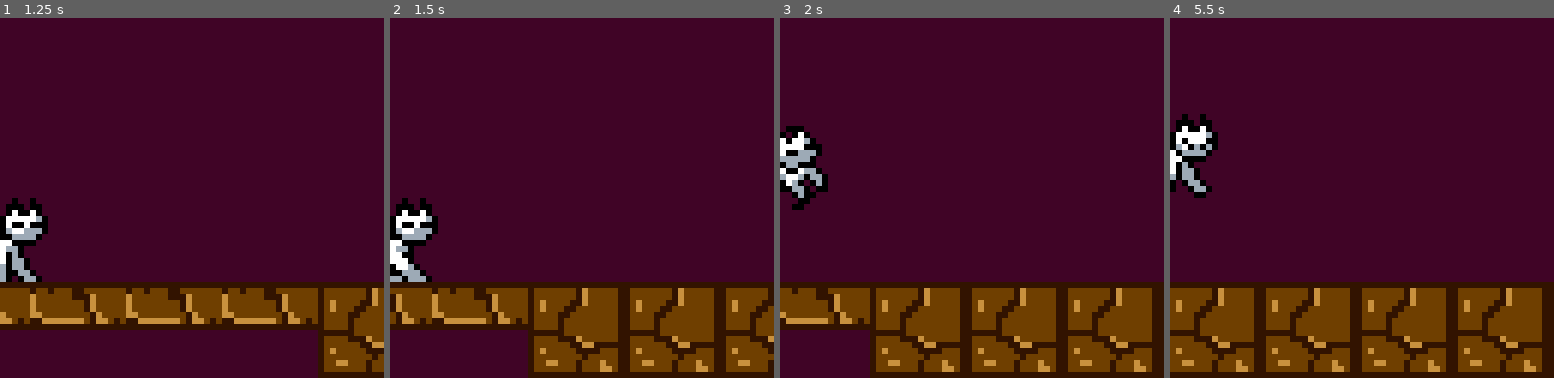
Above: before the commit, frames 1-4 (left to right).
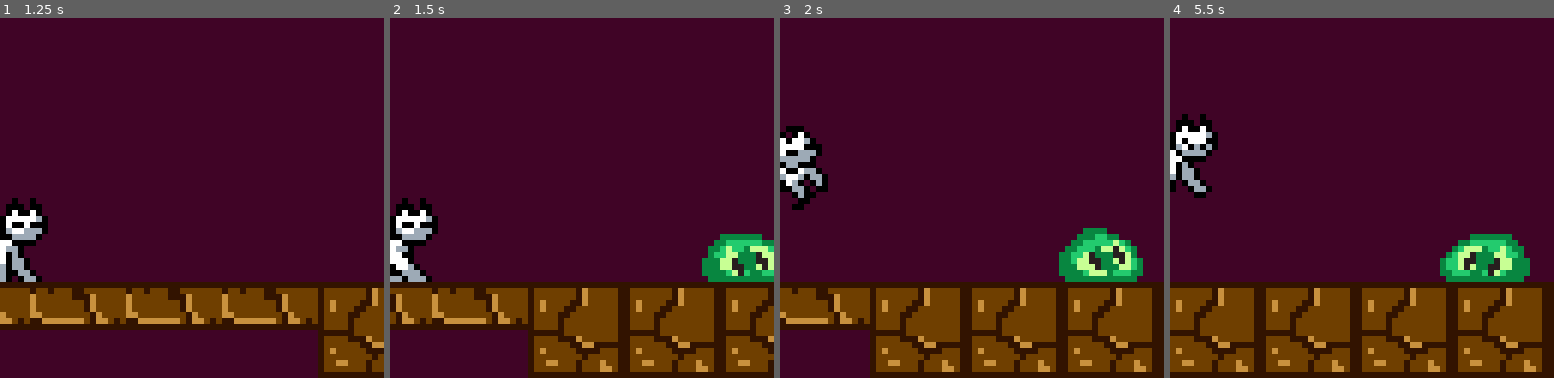
Above: after the commit, the same moments.

Repository: Autumn64/alcanzalos_huesitos
Game: Godot game, scene res://scenes/title_screen.tscn
Same seed, same stepped clock (60 frames per second), same inputs: the game is played once before the commit and once after it. Sound files missing from this copy of the repository are replaced by a short silence.
Inputs:
- Up to frame 1 (1.25 s): tap Enter (Start) at 0.5 s; hold Right (Derecha) from 0.53 s (still down); hold Enter (Start) from 0.53 s (still down); tap Space (Saltar) at 0.77 s
- Up to frame 2 (1.5 s): keep holding Right (Derecha); release Enter (Start) at 1.28 s; tap Backspace (Select) at 1.35 s
- Up to frame 3 (2 s): keep holding Right (Derecha); tap Space (Saltar) at 1.52 s; tap Enter (Start) at 1.55 s
- Up to frame 4 (5.5 s): tap Enter (Start) at 2, 2.85, 3.5, 3.8, 4.25, 4.35, 5 s; release Right (Derecha) at 2.03 s; hold Left (Izquierda) 2.03-2.78 s; hold Enter (Start) 2.03-2.78 s; hold Right (Derecha) 2.78-4.28 s; tap Space (Saltar) at 3.02, 3.77, 4.52 s; hold Backspace (Select) 3.53-4.28 s; hold Left (Izquierda) 4.28-5.03 s; hold Right (Derecha) from 5.03 s (still down); hold Enter (Start) from 5.03 s (still down)
The pictures show only the part of the screen within x 50-100%, y 50-100%; the shares and areas given below are measured in that part.

Frame 1 is identical in both runs. In frame 2, 2.2% of the frame differs, in the area x 81-100%, y 60-74%; in frame 3, 2.6%, in the area x 72-95%, y 58-74%; in frame 4, 2.6%.

Commit message:
Slime
Signed-off-by: Mónica Nayely Flores Gómez <autumn64@disroot.org>

Diff:
--- a/alcanzalosHuesitos/scenes/nivel1.tscn
+++ b/alcanzalosHuesitos/scenes/nivel1.tscn
@@ -307,7 +307,7 @@
 position = Vector2(34, -232)
 
 [node name="Enemigo3" parent="Enemigos" instance=ExtResource("4_1ueug")]
-position = Vector2(165, -424)
+position = Vector2(167, -24)
 
 [node name="Enemigo4" parent="Enemigos" instance=ExtResource("4_1ueug")]
 position = Vector2(209, -552)
--- a/alcanzalosHuesitos/scenes/nivel2.tscn
+++ b/alcanzalosHuesitos/scenes/nivel2.tscn
@@ -108,6 +108,21 @@
 physics_layer_0/collision_mask = 4
 sources/0 = SubResource("TileSetAtlasSource_6mco1")
 
+[sub_resource type="Animation" id="Animation_a75ff"]
+length = 0.001
+tracks/0/type = "value"
+tracks/0/imported = false
+tracks/0/enabled = true
+tracks/0/path = NodePath(".:position")
+tracks/0/interp = 1
+tracks/0/loop_wrap = true
+tracks/0/keys = {
+"times": PackedFloat32Array(0),
+"transitions": PackedFloat32Array(1),
+"update": 0,
+"values": [Vector2(75, -239)]
+}
+
 [sub_resource type="Animation" id="Animation_e8xsm"]
 resource_name = "mover"
 length = 2.65
@@ -125,7 +140,13 @@
 "values": [Vector2(75, -239), Vector2(180, -239)]
 }
 
-[sub_resource type="Animation" id="Animation_a75ff"]
+[sub_resource type="AnimationLibrary" id="AnimationLibrary_2l3ws"]
+_data = {
+"RESET": SubResource("Animation_a75ff"),
+"mover": SubResource("Animation_e8xsm")
+}
+
+[sub_resource type="Animation" id="Animation_klnuo"]
 length = 0.001
 tracks/0/type = "value"
 tracks/0/imported = false
@@ -137,13 +158,7 @@
 "times": PackedFloat32Array(0),
 "transitions": PackedFloat32Array(1),
 "update": 0,
-"values": [Vector2(75, -239)]
-}
-
-[sub_resource type="AnimationLibrary" id="AnimationLibrary_2l3ws"]
-_data = {
-"RESET": SubResource("Animation_a75ff"),
-"mover": SubResource("Animation_e8xsm")
+"values": [Vector2(175, -664)]
 }
 
 [sub_resource type="Animation" id="Animation_udoii"]
@@ -161,21 +176,6 @@
 "transitions": PackedFloat32Array(1, 1),
 "update": 0,
 "values": [Vector2(175, -664), Vector2(175, -611)]
-}
-
-[sub_resource type="Animation" id="Animation_klnuo"]
-length = 0.001
-tracks/0/type = "value"
-tracks/0/imported = false
-tracks/0/enabled = true
-tracks/0/path = NodePath(".:position")
-tracks/0/interp = 1
-tracks/0/loop_wrap = true
-tracks/0/keys = {
-"times": PackedFloat32Array(0),
-"transitions": PackedFloat32Array(1),
-"update": 0,
-"values": [Vector2(175, -664)]
 }
 
 [sub_resource type="AnimationLibrary" id="AnimationLibrary_uma0l"]
--- a/alcanzalosHuesitos/scripts/game_over.gd
+++ b/alcanzalosHuesitos/scripts/game_over.gd
@@ -7,4 +7,5 @@
 
 func _on_timer_timeout() -> void:
 	Globals.vidas = 3
+	Globals.nivel = 1
 	get_tree().change_scene_to_file("res://scenes/title_screen.tscn")
